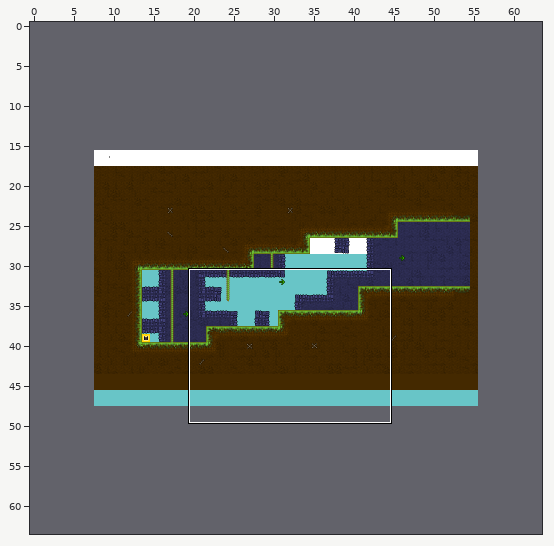
Tiled map -- Resources/maps/level1/untitled.tmx. The picture above shows the old version from afar; the outline marks the close-up.
Close-up. Before the edit:
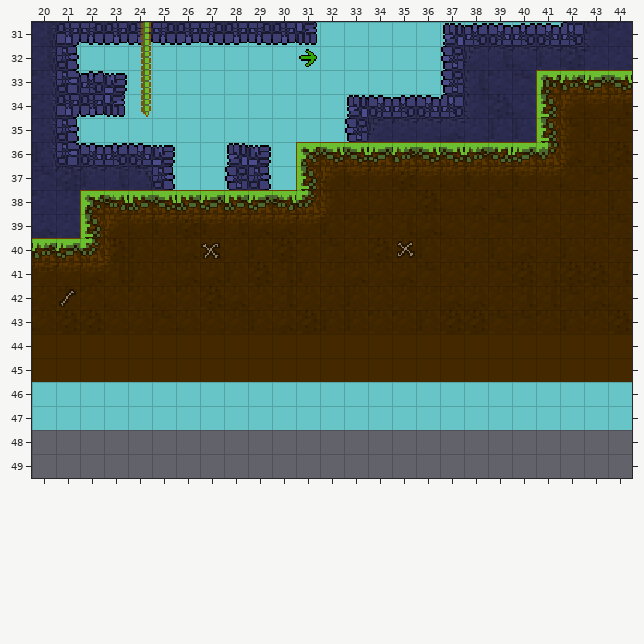
Cells are 16x16 px. Shown: x 20..44, y 31..49. The commit also changed other parts of the map, which this record leaves out. The old version is drawn lined up with the new one.
The same view after the edit:
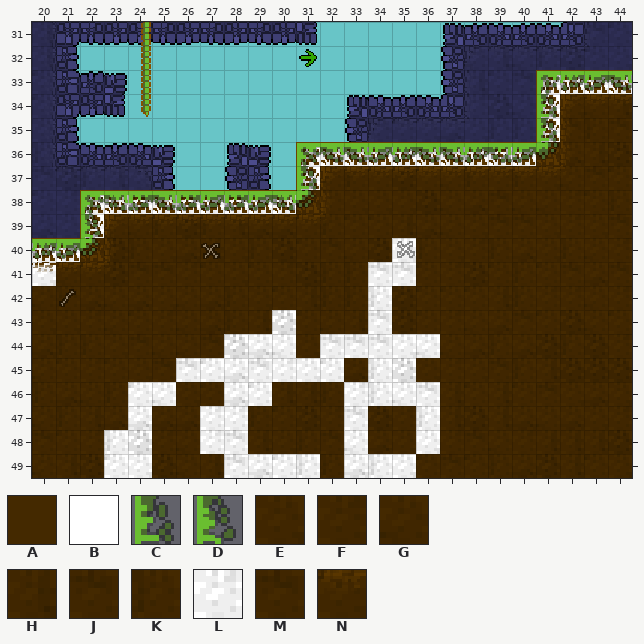
Key: from "atlas_001": A 1, B 2; from "atlas_002": C 1 turned 90, D 9 turned 90, E 24, F 25, G 26, H 32, J 33, K 34, L 40, M 41, N 42.
_ is an empty cell, . an unchanged one.
Tiles of an added or newly shown layer are drawn over the layers below it.
See-through tiles are keyed as they look on the map.
Log entry: Fix collision batching to batch horizontally rather than vertically
The exact change:
map size 48x32 -> 64x64 cells (old content now starts at 8,16; both pictures use the new coordinates)
--- layer "D_MapCollision" (added)
@@ x 20..44 @@
-46 ____..__..___....________
-47 ____.__..____.__.________
-48 ___..__..____.__.________
-49 ___..___...._..._________
+46 AAAA..AA..AAA....AAAAAAAA
+47 AAAA.AA..AAAA.AA.AAAAAAAA
+48 AAA..AA..AAAA.AA.AAAAAAAA
+49 AAA..AAA....A...AAAAAAAAA
--- layer "C_MapCollision"
@@ x 20..44 @@
-33 .....................AAAA
-34 .....................A...
-35 .....................A...
-36 ...........AAAAAAAAAA....
-37 ...........A.............
-38 ..AAAAAAAAA..............
-39 ..A......................
-40 AA.............A.........
-41 A.............AA.........
-42 ..............A..........
-43 ..........A...A..........
-44 ........AAA.AAAAA........
-45 ......AAAAAAA.AA.........
-46 ....__..__...____........
-47 ...._..__...._.._........
-48 ...__..__...._.._........
-49 ...__...____.___.........
+33 .....................BBBB
+34 .....................B...
+35 .....................B...
+36 ...........BBBBBBBBBB....
+37 ...........B.............
+38 ..BBBBBBBBB..............
+39 ..B......................
+40 BB.............B.........
+41 B.............BB.........
+42 ..............B..........
+43 ..........B...B..........
+44 ........BBB.BBBBB........
+45 ......BBBBBBB.BB.........
+46 ....BB..BB...BBBB........
+47 ....B..BB....B..B........
+48 ...BB..BB....B..B........
+49 ...BB...BBBB.BBB.........
--- layer "D_DirtDust"
@@ x 20..44 @@
-41 M.............EF.........
-42 ..............E..........
-43 ..........F...N..........
-44 ........___._____........
-45 ......_______.__.........
-46 _________________________
-47 _________________________
-48 _________________________
-49 _________________________
+41 E.............MM.........
+42 ..............K..........
+43 ..........J...M..........
+44 ........JFG.MMMEG........
+45 ......MNFMLEN.KJ.........
+46 KFGKNGENFNHHKLKGMHNHNMEFE
+47 GKHFFFFLLKNJLMJLKHJHFGFEL
+48 MNLKJLGLMHEKMGFEELMGLHHHJ
+49 GHJNEJGHMFNKKFKENMNKFJHNE
--- layer "D_ScreenDust"
@@ x 20..44 @@
-44 ........___._____........
-45 ......_______.__.........
-46 _________________________
-47 _________________________
-48 _________________________
-49 _________________________
+44 ........JJJ.JJJJJ........
+45 ......JJJJJJJ.JJ.........
+46 JJJJJJJJJJJJJJJJJJJJJJJJJ
+47 JJJJJJJJJJJJJJJJJJJJJJJJJ
+48 JJJJJJJJJJJJJJJJJJJJJJJJJ
+49 JJJJJJJJJJJJJJJJJJJJJJJJJ
--- layer "D_BackGrass"
@@ x 22..22 @@
-39 C
+39 D
Boxes around the changes in both close-ups, in picture pixels (x1, y1, x2, y2):
changed: (32, 75, 632, 478)
